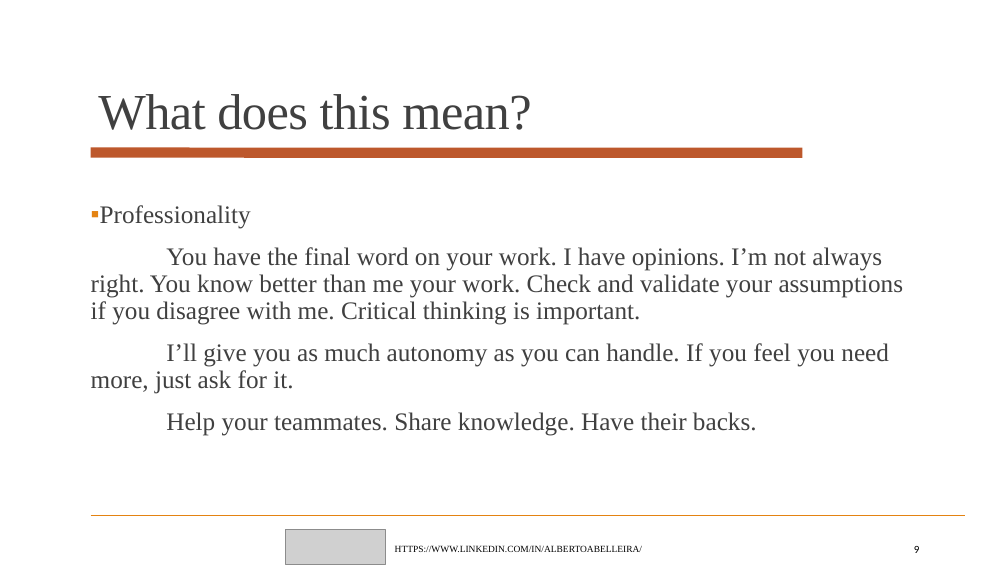
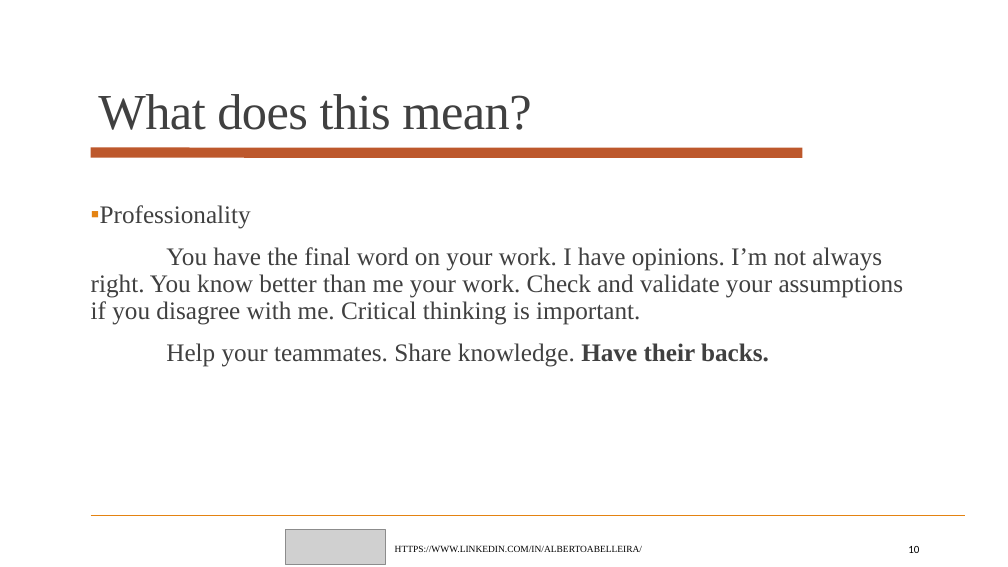
Before and after one commit to albertoabelleira/management, a slide deck: slide 10 of My_readme_as_a_manager.pptx (slide 9 before the commit). Drawn at 1008x567 pixels with LibreOffice and Linux fonts; fonts in the diff are those of the drawing; grey boxes stand for pictures. Boxes give left, top, right and bottom in pixels: in the first picture for what was removed or moved away, otherwise in the second. Text is boxed around its words. In the diff, an @@ line names an element or a change of style, - is before the commit and + after.

```diff
--- a/My_readme_as_a_manager.pptx
+++ b/My_readme_as_a_manager.pptx
@@ text at [91,343,889,394]: paragraph removed @@
-I’ll give you as much autonomy as you can handle. If you feel you need more, just ask for it.
@@ text at [166,343,769,367]: bold on in "Have their backs." @@
@@ page number at [908,546,919,553]: text changed @@
-9
+10
```
Also in this commit, not shown: 4 other slides changed, 1 slide added.
